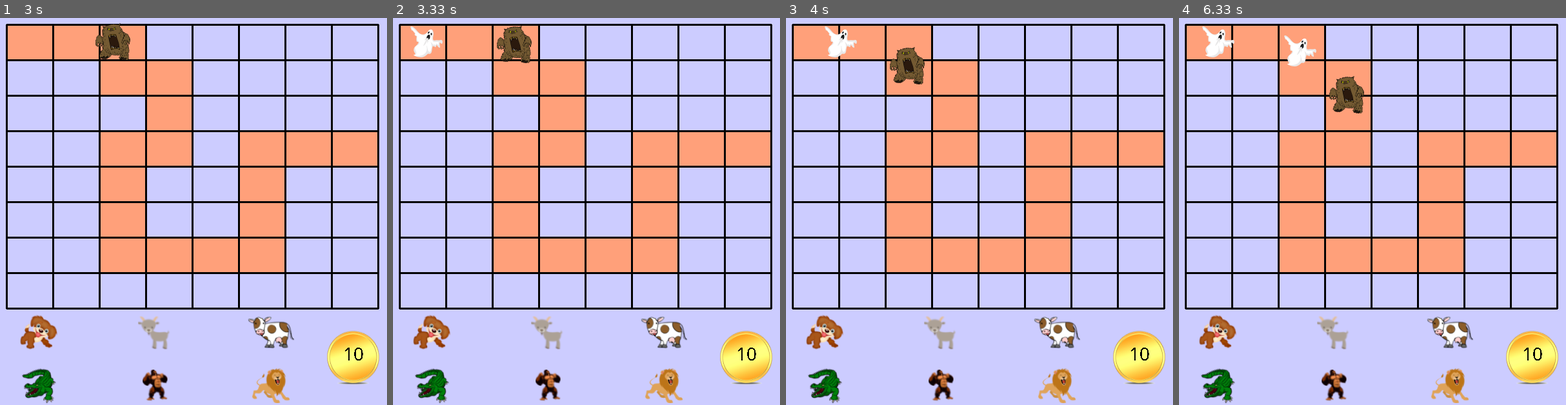
Above: before the commit, frames 1-4 (left to right).
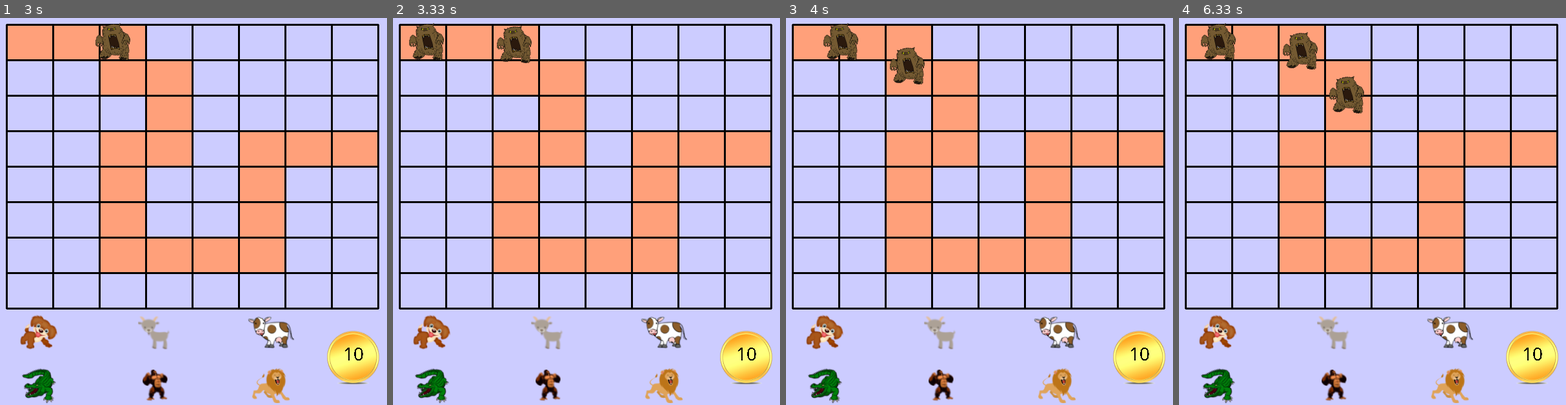
Above: after the commit, the same moments.

Repository: sdomala/Animal-Survival
Game: pygame game, started from CreateGame.py
The game is run twice, just before and just after one commit, with the same random seed, the same clock (stepped at 60 frames per second) and the same inputs.
Inputs (mouse positions are in pixels of both pictures, inside the frame that each line leads up to):
- Up to frame 1 (3 s): click "Go!" at 0.38 s; press the mouse at (270, 385) at 0.7 s; move the mouse to (162, 292) at 0.8 s; release the mouse at (54, 199) at 0.93 s
- Up to frame 2 (3.33 s): no input
- Up to frame 3 (4 s): no input
- Up to frame 4 (6.33 s): no input

Frame 1 is identical in both runs. In frame 2, 0.6% of the frame differs, in the area x 4-14%, y 1-11%; in frame 3, 0.6%; in frame 4, 1.3%, in the area x 5-36%, y 1-14%.

Commit message:
Update CreateGame.py

Diff:
--- a/CreateGame.py
+++ b/CreateGame.py
@@ -93,6 +93,9 @@
         self.gorillaPrice = 75
         self.lionPrice = 100
         self.level = 0
+        self.stopMoving = False
+        self.weaponCounter = 0
+        self.levelDisplay = False
 
 
 # Helper function that creates overall grid
@@ -111,7 +114,6 @@
 
     def createDifferentTracks (self, xValue, yValue) :
         if (xValue + self.stepX)  >= (self.width - self.firstMargin - self.offSet) :
-            print ("Good luck!")
             return self.plantBlocks
         for move in self.getPossibleMoves ():
             tempXValue = xValue + move[0]
@@ -330,14 +332,29 @@
         if self.level == 0:
             return
         self.counter += 1
+        self.weaponCounter += 1
         if self.counter % 1410 == 0: #Every 30 seconds, goes to next level
+            self.stopMoving = True
+
+        noEnemyOnScreen = True
+
+        if self.stopMoving:
+            self.counter -= 1
+            for enemy in self.enemies:
+                if enemy.x < self.width :
+                    noEnemyOnScreen = False #False if there's still an enemy on the board
+
+        if noEnemyOnScreen and self.stopMoving: #If there's no enemies on the screen and enemies aren't moving
+            self.enemies = []
             self.level += 1
-            self.enemies = []
-
-
+            self.stopMoving = False #Increment level and allow movement again
+            self.levelDisplay = True
+
+
+        # Generates the first enemy of each level here
         if self.level == 1:
             if self.enemies == [] :
-                self.enemies = pygame.sprite.Group(Ghost(self.boxes[0][0][0]\
+                self.enemies = pygame.sprite.Group(Monster(self.boxes[0][0][0]\
                         + self.stepX / 2, self.boxes[0][0][1] + self.stepY / 2,
                         self.numRows, self.numCols, self.firstMargin, self.width,
                         self.height, self.stepY, self.plantBlocks))
@@ -348,11 +365,18 @@
                         self.numRows, self.numCols, self.firstMargin, self.width,
                         self.height, self.stepY, self.plantBlocks))
 
-
-        if self.counter % 141 == 0: #Every 3 seconds generates a enemies
+        elif self.level == 3:
+            if self.enemies == [] :
+                self.enemies = pygame.sprite.Group(Ghost(self.boxes[0][0][0]\
+                        + self.stepX / 2, self.boxes[0][0][1] + self.stepY / 2,
+                        self.numRows, self.numCols, self.firstMargin, self.width,
+                        self.height, self.stepY, self.plantBlocks))
+
+
+        if self.counter % 141 == 0 and not self.stopMoving: #Every 3 seconds generates an enemy
             y = random.randint (0, 7)
             if self.level == 1:
-                self.enemies.add (pygame.sprite.Group(Ghost(self.boxes[0][0][0]\
+                self.enemies.add (pygame.sprite.Group(Monster(self.boxes[0][0][0]\
                         + self.stepX / 2, self.boxes[0][0][1] + self.stepY / 2,
                         self.numRows, self.numCols, self.firstMargin, self.width,
                         self.height, self.stepY, self.plantBlocks)))
@@ -362,10 +386,16 @@
                         self.numRows, self.numCols, self.firstMargin, self.width,
                         self.height, self.stepY, self.plantBlocks)))
 
+            elif self.level == 3:
+                self.enemies.add (pygame.sprite.Group(Ghost(self.boxes[0][0][0]\
+                        + self.stepX / 2, self.boxes[0][0][1] + self.stepY / 2,
+                        self.numRows, self.numCols, self.firstMargin, self.width,
+                        self.height, self.stepY, self.plantBlocks)))
+
         self.enemies.update(self.width, self.height)
 
 
-        if self.hasAnimal and self.counter % 47 == 0:
+        if self.hasAnimal and self.weaponCounter % 47 == 0:
             for animal in self.animals:
                 if self.hasWeapon == False :
                     self.createInitialWeapons(animal)
@@ -374,7 +404,6 @@
                     self.createLaterWeapons (animal)
         if self.hasWeapon:
             self.weapons.update ()
-
         self.updateCollisions()
 
 # Helper function for creating later weapons
@@ -479,10 +508,27 @@
         screen.blit (textsurface3, (self.width/2 - 32, self.height/2 + 107))
 
 
+
+# Function that displays next level
+
+    def displayNextLevel (self, screen) :
+        print ("displaying level")
+        screen.fill (self.black)
+        pygame.font.init()
+        myfont = pygame.font.SysFont('Comic Sans MS', 30)
+        textsurface = myfont.render("Welcome to Level " + str (self.level) + "!", False, (255,255,255))
+        screen.blit(textsurface,(100, self.height/2 - 100))
+
+
+
 # View function that first generates grid and then the monsters
     def redrawAll(self, screen):
         if self.level == 0:
             self.createInitialScreen (screen)
+            return
+
+        if self.levelDisplay:
+            self.displayNextLevel(screen)
             return
 
         screen.fill(self.lightPurple)
@@ -505,8 +551,6 @@
                 reversed.append (revPoint)
 
             pygame.draw.lines(screen, self.black, False, points, 3)
-            #pygame.draw.lines (screen, self.black, False, reversed, 3)
-            # print ("Points", points)
 
             points = []
             reversed = []
